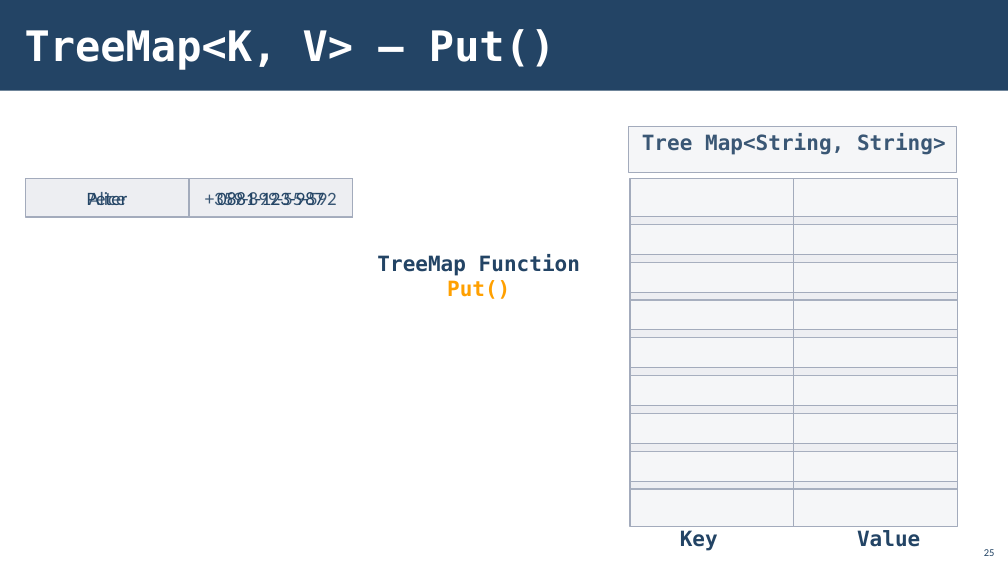
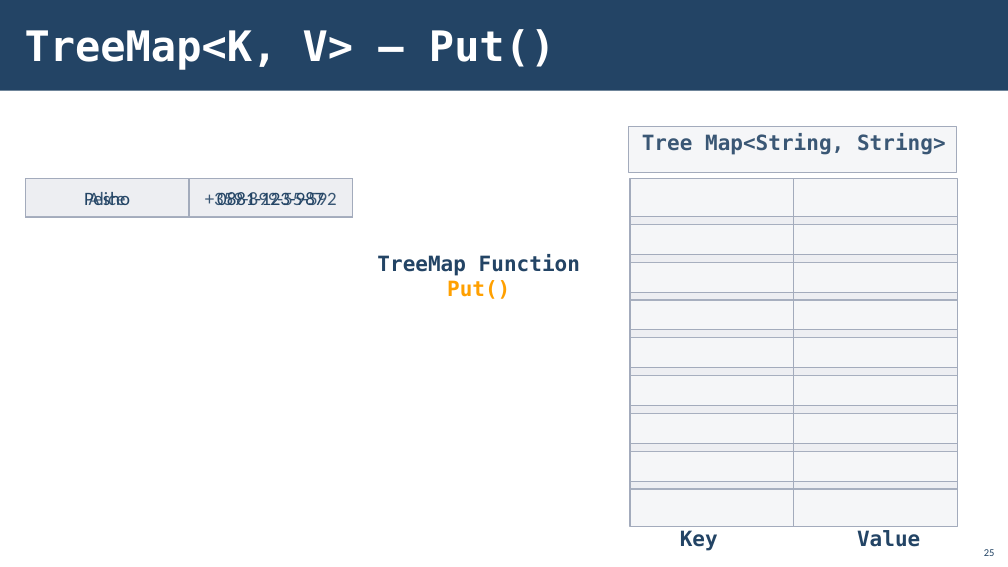
Before and after one commit to PetarPechev/Learning-Software-development, a slide deck: slide 25 of SoftUni/Java/Java Advanced/03. Sets and Maps Advanced/03. Java-Advanced-Sets-and-Maps-Advanced.pptx. Drawn at 1008x567 pixels with LibreOffice and Linux fonts; fonts in the diff are those of the drawing; background and template pictures are left out. Boxes give left, top, right and bottom in pixels: in the first picture for what was removed or moved away, otherwise in the second. Text is boxed around its words. In the diff, an @@ line names an element or a change of style, - is before the commit and + after.

```diff
--- a/SoftUni/Java/Java Advanced/03. Sets and Maps Advanced/03. Java-Advanced-Sets-and-Maps-Advanced.pptx
+++ b/SoftUni/Java/Java Advanced/03. Sets and Maps Advanced/03. Java-Advanced-Sets-and-Maps-Advanced.pptx
@@ text in rectangle at <box>84,192,130,205</box>: text changed @@
-Peter
+Pesho
```
Also in this commit, not shown: 20 other slides changed, 2 other files.
